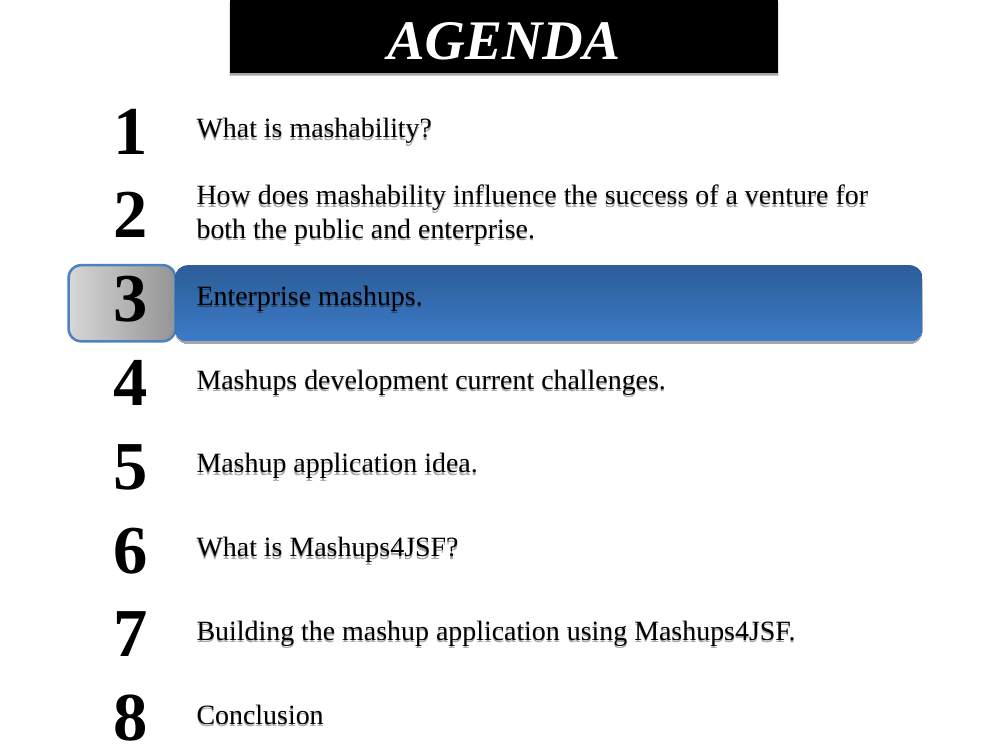
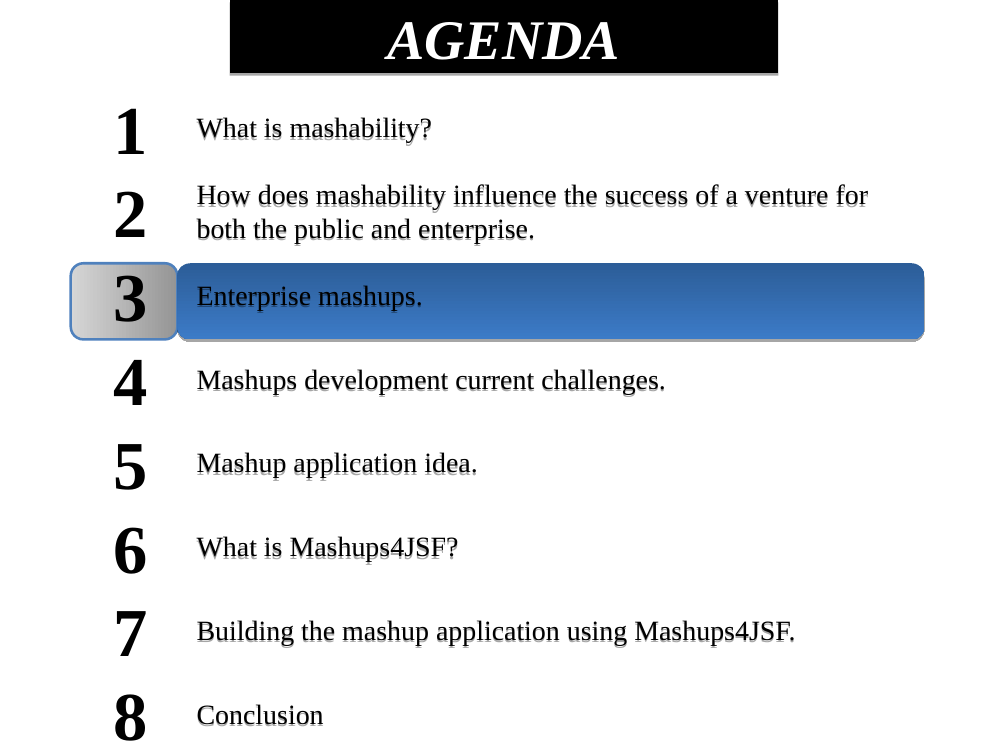
Before and after one commit to demo007/mashups4jsf, a slide deck: slide 12 of overview-architecture/JavaOne-2010/S314070_BURNS_SALEH_MASHUPS.odp (slide 9 before the commit). Drawn at 1008x756 pixels with LibreOffice and Linux fonts; fonts in the diff are those of the drawing. Boxes give left, top, right and bottom in pixels: in the first picture for what was removed or moved away, otherwise in the second. Text is boxed around its words. In the diff, an @@ line names an element or a change of style, - is before the commit and + after.

```diff
--- a/overview-architecture/JavaOne-2010/S314070_BURNS_SALEH_MASHUPS.odp
+++ b/overview-architecture/JavaOne-2010/S314070_BURNS_SALEH_MASHUPS.odp
@@ freeform shape at <box>70,263,177,339</box>: outline redrawn @@
@@ freeform shape at <box>177,263,925,339</box>: outline redrawn @@
```
Also in this commit, not shown: 2 other slides changed, 2 slides added.
